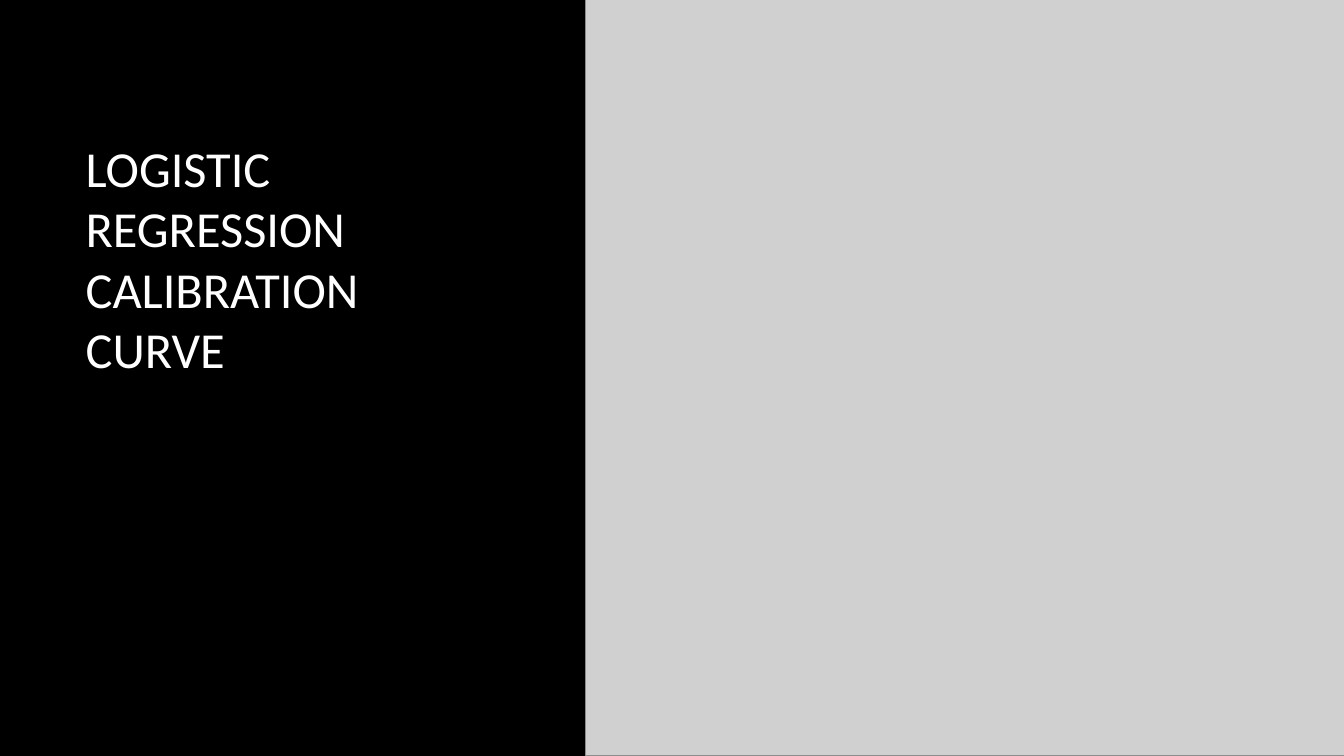
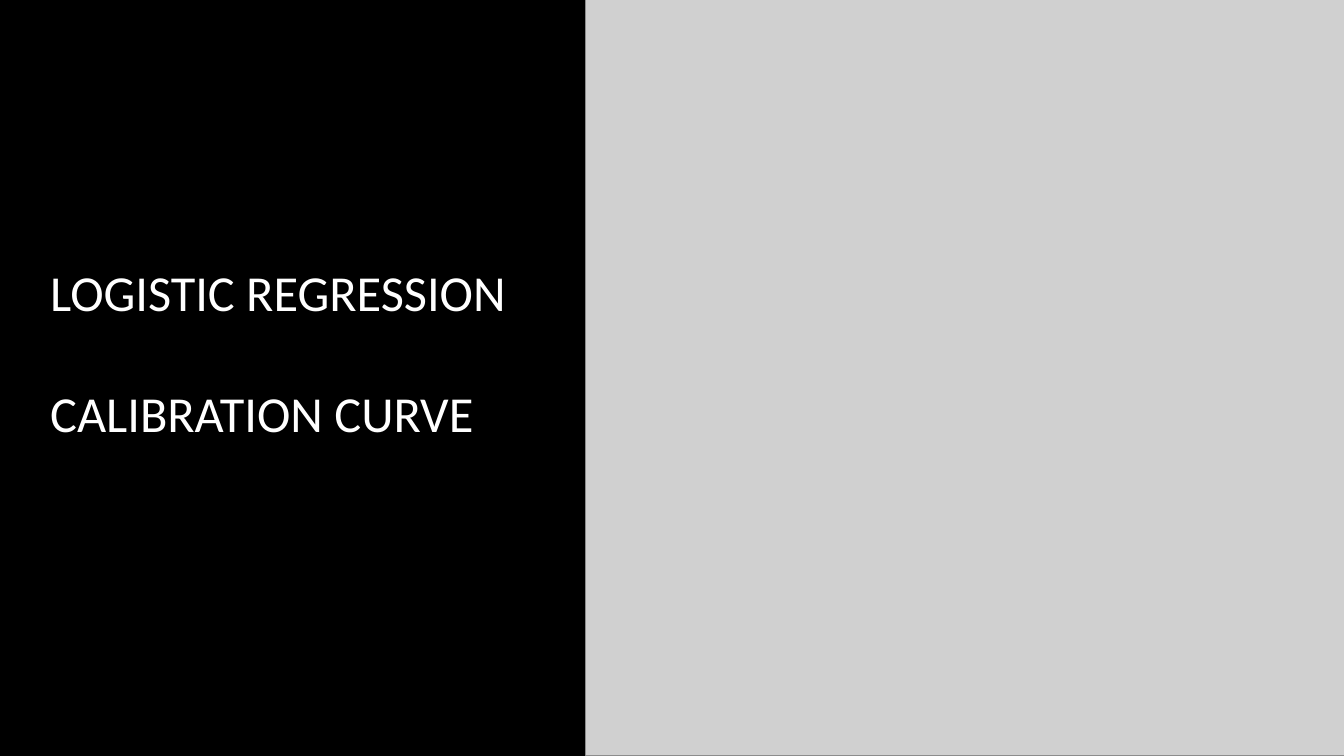
Before and after one commit to ameeshbaxi/data_science_workshop, a slide deck: slide 11 of capstone_project/slides/predict_ctr_abaxi.pptx (slide 10 before the commit). Drawn at 1344x756 pixels with LibreOffice and Linux fonts; fonts in the diff are those of the drawing; grey boxes stand for pictures; background and template pictures are left out. Boxes give left, top, right and bottom in pixels: in the first picture for what was removed or moved away, otherwise in the second. Text is boxed around its words. In the diff, an @@ line names an element or a change of style, - is before the commit and + after.

```diff
--- a/capstone_project/slides/predict_ctr_abaxi.pptx
+++ b/capstone_project/slides/predict_ctr_abaxi.pptx
@@ title "LOGISTIC REGRESSION CALIBRATION CURVE" rewrapped from <box>86,154,359,369</box> to <box>50,278,505,433</box> @@
```
Also in this commit, not shown: 14 other slides changed, 2 slides added, 1 other file.
